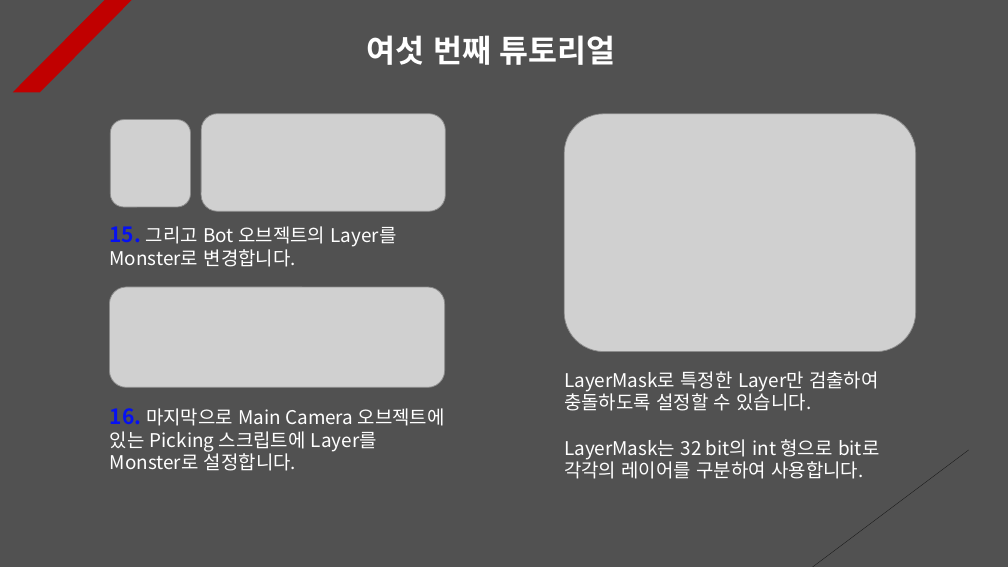
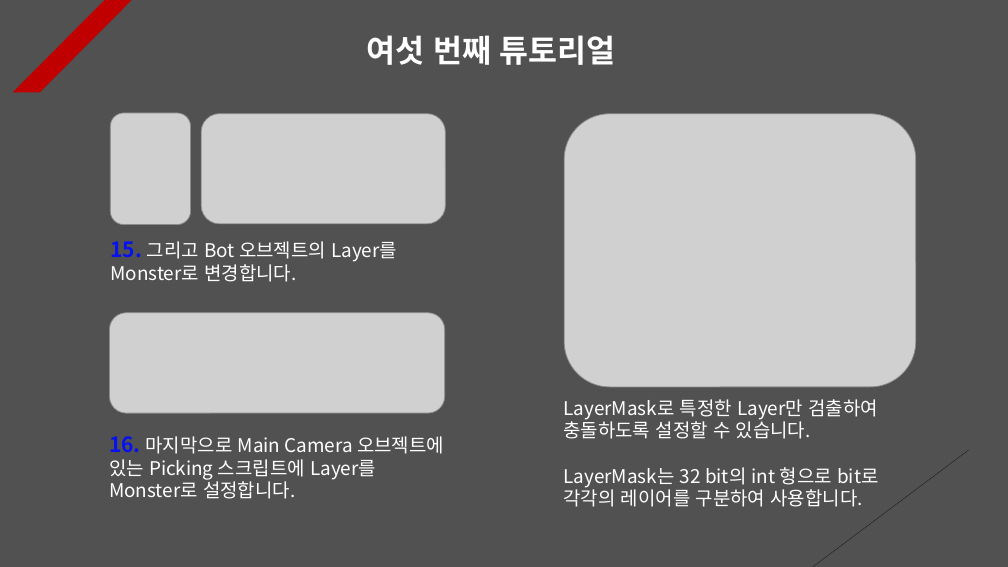
Before and after one commit to Unity2033/3D-UnityEngine, a slide deck: slide 8 of Assets/Class/Raycast/PPT Data/RayCast Example.pptx. Drawn at 1008x567 pixels with LibreOffice and Linux fonts; fonts in the diff are those of the drawing; grey boxes stand for pictures. Boxes give left, top, right and bottom in pixels: in the first picture for what was removed or moved away, otherwise in the second. Text is boxed around its words. In the diff, an @@ line names an element or a change of style, - is before the commit and + after.

```diff
--- a/Assets/Class/Raycast/PPT Data/RayCast Example.pptx
+++ b/Assets/Class/Raycast/PPT Data/RayCast Example.pptx
@@ picture: place and size @@
-picture at <box>110,119,191,207</box>
+picture at <box>110,113,191,225</box>
@@ picture: place and size @@
-picture at <box>201,113,445,211</box>
+picture at <box>201,113,445,224</box>
@@ picture: place and size @@
-picture at <box>564,114,916,352</box>
+picture at <box>564,114,916,387</box>
@@ text "15. 그리고 Bot 오브젝트의 Layer를 ...": place and size @@
-text "15. 그리고 Bot 오브젝트의 Layer를 ..." at <box>110,226,397,267</box>
+text "15. 그리고 Bot 오브젝트의 Layer를 ..." at <box>110,241,397,282</box>
@@ picture: place and size @@
-picture at <box>110,287,445,388</box>
+picture at <box>110,313,445,414</box>
@@ text "LayerMask로 특정한 Layer만 검출하여 충돌하도록 ...": place and size @@
-text "LayerMask로 특정한 Layer만 검출하여 충돌하도록 ..." at <box>564,371,879,479</box>
+text "LayerMask로 특정한 Layer만 검출하여 충돌하도록 ..." at <box>563,399,878,507</box>
@@ text "16. 마지막으로 Main Camera 오브젝트에 ...": place and size @@
-text "16. 마지막으로 Main Camera 오브젝트에 ..." at <box>110,408,445,471</box>
+text "16. 마지막으로 Main Camera 오브젝트에 ..." at <box>109,436,444,499</box>
```
Also in this commit, not shown: 2 other slides changed, 3 other files.
